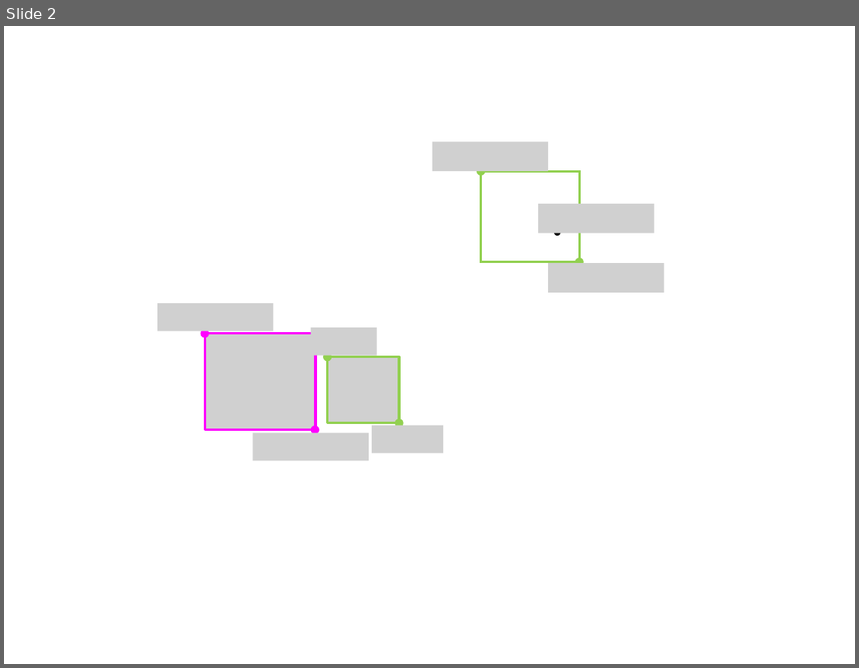
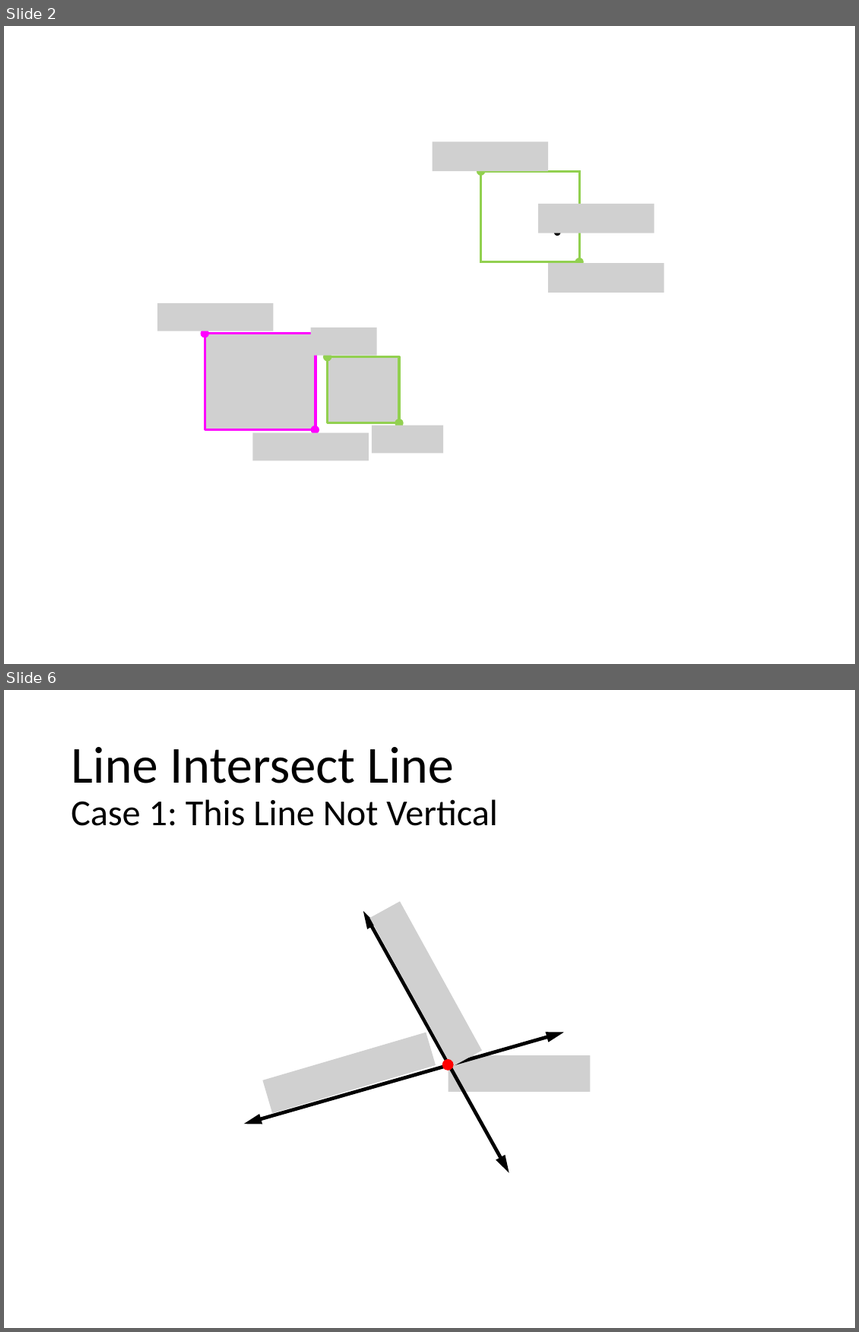
Before and after one commit to Ian-Parberry/sage-docs, a slide deck: Doxygen/physics/2. Shapes Library/figures.pptx. Shown one above the other, each under a label of ours: slide 2 before the commit, slides 2 and 6 after it; the slides between them are not shown. The pictures are 859x668 and 859x1332 pixels, drawn with LibreOffice and Linux fonts; fonts in the diff are those of the drawing; grey boxes stand for pictures. Boxes give left, top, right and bottom in pixels: in the first picture for what was removed or moved away, otherwise in the second. Text is boxed around its words. In the diff, an @@ line names an element or a change of style, - is before the commit and + after.

```diff
--- a/Doxygen/physics/2. Shapes Library/figures.pptx
+++ b/Doxygen/physics/2. Shapes Library/figures.pptx
@@ slide 6 added at (4,690,855,1328), background #FFFFFF @@
@@ title added at (71,747,498,826), 31 pt, text #000000 @@
+Line Intersect Line
+Case 1: This Line Not Vertical
@@ group added at (244,902,591,1173): 3 pictures, 2 double arrows, 1 ellipse @@
```
Also in this commit, not shown: 5 other slides added, 45 other files.
